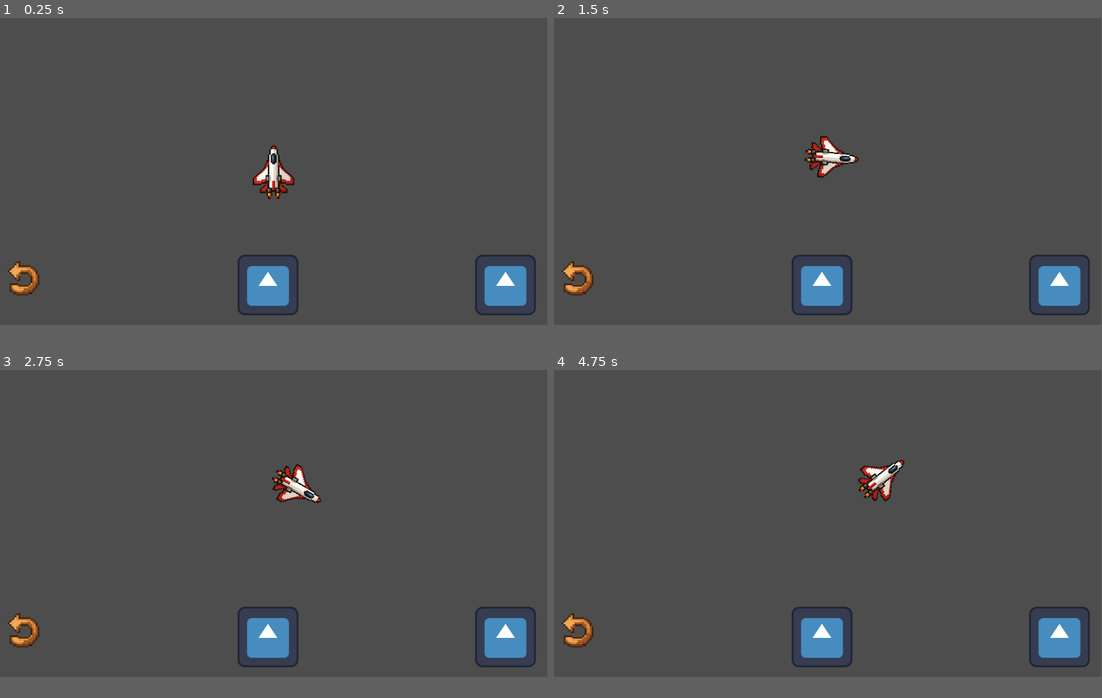
Above: before the commit, frames 1-4 (two rows, left to right).
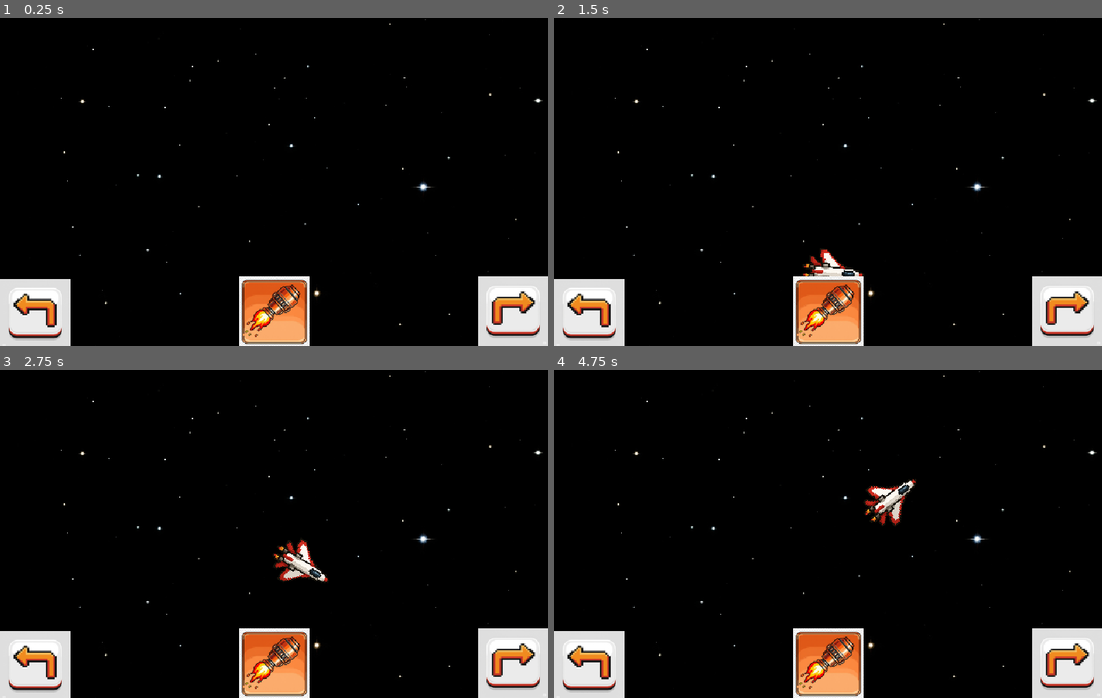
Above: after the commit, the same moments.

Repository: NicoMatteucci/planet_hoppers
Game: Godot game, scene res://scenes/main.tscn
Two runs of this game, one before a commit and one after it. Both use one fixed random seed, a clock stepped at 60 frames per second and the inputs below. The engine's default icon, where the game draws it, is replaced by a stand-in: a white triangle on a blue panel in a dark square.
Inputs:
- Up to frame 1 (0.25 s): no input
- Up to frame 2 (1.5 s): tap Enter (ui_accept) at 0.5, 0.77 s; hold Right (ui_right) 0.53-1.28 s; hold Left (ui_left) from 1.28 s (still down)
- Up to frame 3 (2.75 s): tap Enter (ui_accept) at 1.52 s; release Left (ui_left) at 2.03 s; hold Right (ui_right) from 2.03 s (still down)
- Up to frame 4 (4.75 s): tap Enter (ui_accept) at 3.02, 3.77, 4.52 s; release Right (ui_right) at 3.53 s; hold Left (ui_left) from 3.53 s (still down)
In our replay, the window is 799x449 before the commit and 800x480 after it. These sizes can differ from the game's own. Grey fills any space a smaller window leaves; there, only what the larger window draws over its background counts as a difference.

The runs differ from the first frame. In frame 1, 96% of the frame differs, in the area x 0-100%, y 0-100%; in frame 2, 96%; in frame 3, 96%; in frame 4, 96%.

Commit message:
primer modo con asteroides visible pero sigue sin ser funcional

Diff:
--- a/godot_development/autoload/game.gd
+++ b/godot_development/autoload/game.gd
@@ -3,21 +3,6 @@
 
 var score := 0
 var lives := 3
-
-func _ready():
-	randomize()
-	var plyr := preload("res://scenes/player.tscn").instantiate()
-	plyr.position = get_viewport_rect().size / 2
-	add_child(plyr)
-
-	var controles_scene := preload("res://scenes/controls.tscn")
-	var controles := controles_scene.instantiate()
-	add_child(controles)
-
-	add_child(timer)
-	timer.wait_time = 1.0
-	timer.autostart = true
-	timer.timeout.connect(_on_timer_timeout)
 
 func _on_TouchScreenButton_pressed():
 	print("¡Botón presionado!")
@@ -26,23 +11,30 @@
 
 func crear_asteroide():
 	var asteroide := preload("res://scenes/asteroid.tscn").instantiate()
-
-	# Posición aleatoria fuera de pantalla (por arriba)
-	var x := randf_range(100, 980)
-	var y := randf_range(200, 50)
-	asteroide.global_position = Vector2(x, y)
-
-	# Tamaño aleatorio
-	var escala := randf_range(0.05, 0.3)
-	asteroide.scale = Vector2(escala, escala)
-
-	# Si usás un radio en el script del asteroide
-	if asteroide.has_variable("radio"):
-		asteroide.radio *= escala
-
 	add_child(asteroide)
+	move_to_front()
 
 func _on_timer_timeout():
-	var cantidad := randi() % 4 + 2  # Entre 2 y 5 asteroides
-	for i in cantidad:
-		crear_asteroide()
+	#print("¡Timer vencido!")
+	crear_asteroide()
+
+func _ready():
+	randomize()
+	var viewport_size := get_viewport_rect().size
+
+	var plyr := preload("res://scenes/player.tscn").instantiate()
+	plyr.position = viewport_size / 2
+	plyr.position.y = viewport_size.y -30
+	plyr.velocity = Vector2(0,-50)
+	add_child(plyr)
+
+	var controles_scene := preload("res://scenes/controls.tscn")
+	var controles := controles_scene.instantiate()
+	add_child(controles)
+
+	# No necesitas add_child(timer), ya que @onready lo hace automáticamente
+	timer.wait_time = 1.0
+	timer.timeout.connect(_on_timer_timeout)
+	add_child(timer)
+	timer.start()
+	#print("¡Fin ready!")
--- a/godot_development/project.godot
+++ b/godot_development/project.godot
@@ -19,6 +19,12 @@
 
 game="*res://autoload/game.gd"
 
+[display]
+
+window/size/viewport_width=1000
+window/size/viewport_height=600
+window/stretch/mode="canvas_items"
+
 [rendering]
 
 renderer/rendering_method="mobile"
--- a/godot_development/scenes/asteroid.tscn
+++ b/godot_development/scenes/asteroid.tscn
@@ -6,14 +6,12 @@
 [sub_resource type="CircleShape2D" id="CircleShape2D_6mo6b"]
 radius = 32.0
 
-[node name="asteroid" type="Node2D"]
+[node name="asteroid" type="RigidBody2D"]
 script = ExtResource("1_akfqu")
 
-[node name="Area2D" type="Area2D" parent="."]
+[node name="Sprite2D" type="Sprite2D" parent="."]
+scale = Vector2(0.125, 0.125)
+texture = ExtResource("2_6mo6b")
 
-[node name="CollisionShape2D" type="CollisionShape2D" parent="Area2D"]
+[node name="CollisionShape2D" type="CollisionShape2D" parent="."]
 shape = SubResource("CircleShape2D_6mo6b")
-
-[node name="Sprite2D" type="Sprite2D" parent="Area2D"]
-scale = Vector2(0.1, 0.1)
-texture = ExtResource("2_6mo6b")
--- a/godot_development/scenes/controls.tscn
+++ b/godot_development/scenes/controls.tscn
@@ -1,7 +1,8 @@
-[gd_scene load_steps=6 format=3 uid="uid://b486e5sb0cwsf"]
+[gd_scene load_steps=7 format=3 uid="uid://b486e5sb0cwsf"]
 
-[ext_resource type="Texture2D" uid="uid://br4bonl6488wq" path="res://assets/sprites/left_rotation.png" id="1_5tddo"]
-[ext_resource type="Texture2D" uid="uid://c7on0f3pd0o3m" path="res://icon.svg" id="1_i2gav"]
+[ext_resource type="Texture2D" uid="uid://dgmvh7idn2xdu" path="res://assets/sprites/boton_rotar_izquierda.png" id="1_cywyo"]
+[ext_resource type="Texture2D" uid="uid://qwe52xtk0tfp" path="res://assets/sprites/boton_rotar_derecha.png" id="2_ihl6s"]
+[ext_resource type="Texture2D" uid="uid://dotknyt0cukg1" path="res://assets/sprites/boton_thrust.png" id="3_jlst0"]
 
 [sub_resource type="RectangleShape2D" id="RectangleShape2D_3vx0d"]
 size = Vector2(2000, 2000)
@@ -27,8 +28,7 @@
 focus_mode = 2
 
 [node name="touch_left" type="TouchScreenButton" parent="panel_left"]
-scale = Vector2(0.1, 0.1)
-texture_normal = ExtResource("1_5tddo")
+texture_normal = ExtResource("1_cywyo")
 shape = SubResource("RectangleShape2D_3vx0d")
 passby_press = true
 action = "ui_left"
@@ -39,10 +39,10 @@
 anchor_top = 0.5
 anchor_right = 1.0
 anchor_bottom = 0.5
-offset_left = -152.0
-offset_top = 176.0
-offset_right = -152.0
-offset_bottom = 176.0
+offset_left = -128.0
+offset_top = 172.0
+offset_right = -128.0
+offset_bottom = 172.0
 grow_horizontal = 0
 grow_vertical = 2
 focus_neighbor_left = NodePath("../panel_left")
@@ -51,7 +51,7 @@
 focus_mode = 2
 
 [node name="touch_right" type="TouchScreenButton" parent="panel_right"]
-texture_normal = ExtResource("1_i2gav")
+texture_normal = ExtResource("2_ihl6s")
 shape = SubResource("RectangleShape2D_i2gav")
 passby_press = true
 action = "ui_right"
@@ -62,10 +62,10 @@
 anchor_top = 0.5
 anchor_right = 0.5
 anchor_bottom = 0.5
-offset_left = -76.0
-offset_top = 176.0
-offset_right = -76.0
-offset_bottom = 176.0
+offset_left = -64.0
+offset_top = 172.0
+offset_right = -64.0
+offset_bottom = 172.0
 grow_horizontal = 2
 grow_vertical = 2
 focus_neighbor_left = NodePath("../panel_left")
@@ -74,7 +74,7 @@
 focus_mode = 2
 
 [node name="touch_thrust" type="TouchScreenButton" parent="panel_thrust"]
-texture_normal = ExtResource("1_i2gav")
+texture_normal = ExtResource("3_jlst0")
 shape = SubResource("RectangleShape2D_5tddo")
 passby_press = true
 action = "ui_accept"
--- a/godot_development/scenes/main.tscn
+++ b/godot_development/scenes/main.tscn
@@ -1,10 +1,10 @@
 [gd_scene load_steps=3 format=3 uid="uid://b8dij7e1c1ipp"]
 
 [ext_resource type="Script" uid="uid://bgkkudoloqgt7" path="res://scripts/gdscript_test.gd" id="1_o5qli"]
-[ext_resource type="PackedScene" uid="uid://yehrfmfoic35" path="res://scenes/player.tscn" id="2_0wfyh"]
+[ext_resource type="PackedScene" uid="uid://bjd8ckxmms1cl" path="res://scenes/space.tscn" id="2_sugp2"]
 
 [node name="main" type="Node2D"]
 script = ExtResource("1_o5qli")
 
-[node name="jugador" parent="." instance=ExtResource("2_0wfyh")]
-position = Vector2(540, 960)
+[node name="Space" parent="." instance=ExtResource("2_sugp2")]
+position = Vector2(1, 0)
--- a/godot_development/scenes/player.tscn
+++ b/godot_development/scenes/player.tscn
@@ -1,9 +1,7 @@
-[gd_scene load_steps=4 format=3 uid="uid://yehrfmfoic35"]
+[gd_scene load_steps=3 format=3 uid="uid://yehrfmfoic35"]
 
 [ext_resource type="Script" uid="uid://lajr47tinrpf" path="res://scripts/player.gd" id="1_g2els"]
 [ext_resource type="Texture2D" uid="uid://bxyynpnir5it6" path="res://assets/sprites/spaceship.png" id="2_qhqgy"]
-
-[sub_resource type="RectangleShape2D" id="RectangleShape2D_dqkch"]
 
 [node name="jugador" type="CharacterBody2D"]
 rotation = -1.5708
@@ -14,5 +12,5 @@
 scale = Vector2(0.1, 0.1)
 texture = ExtResource("2_qhqgy")
 
-[node name="collision" type="CollisionShape2D" parent="."]
-shape = SubResource("RectangleShape2D_dqkch")
+[node name="CollisionPolygon2D" type="CollisionPolygon2D" parent="."]
+polygon = PackedVector2Array(-28.9998, -43.0001, -13.9998, -43, 12.0001, -20, 24.0001, -13.9999, 35, -11.9999, 47, -8.99983, 52, -5.99981, 56, -2.9998, 56, 3.0002, 52, 6.00019, 47, 9.00017, 35, 12.0001, 23.9999, 14.0001, 11.9999, 20, -14.0002, 43, -29.0002, 42.9999, -29.0001, 26.9999, -26.0001, 16.9999, -38.0001, 28.9999, -46.0001, 28.9998, -46.0001, 16.9998, -43.0001, 14.9998, -52.0001, 14.9998, -52, 2.99981, -43, 2.99984, -43, -3.00016, -52, -3.00019, -51.9999, -15.0002, -42.9999, -15.0002, -45.9999, -18.0002, -45.9999, -29.0002, -37.9999, -29.0001, -25.9999, -17.0001, -28.9999, -27.0001)
--- /dev/null
+++ b/godot_development/scenes/space.tscn
@@ -0,0 +1,10 @@
+[gd_scene load_steps=2 format=3 uid="uid://bjd8ckxmms1cl"]
+
+[ext_resource type="Texture2D" uid="uid://bncd1v1hffyof" path="res://assets/sprites/fondo_espacial.png" id="1_rysn1"]
+
+[node name="Space" type="Node2D"]
+
+[node name="FondoEspacial" type="Sprite2D" parent="."]
+position = Vector2(534.25, 301.625)
+scale = Vector2(0.384055, 0.405436)
+texture = ExtResource("1_rysn1")
--- a/godot_development/scripts/asteroid.gd
+++ b/godot_development/scripts/asteroid.gd
@@ -1,31 +1,100 @@
-extends Node2D
+#asteroid.gd
+extends RigidBody2D
 
-@export var velocidad := 100.0  # píxeles por segundo
-@export var rotacion := 30.0    # grados por segundo
-@export var radio := 32.0
+@export var rotacion := 30.0 # grados por segundo
+@export var radio := 200.0
+var velocity := Vector2.ZERO # Agrega esta variable para recibir la velocidad
+@export var margin := 200 # Margen en píxeles
 
 func _ready():
-	$CollisionShape2D.shape = CircleShape2D.new()
-	$CollisionShape2D.shape.radius = radio
-	connect("body_entered", Callable(self, "_on_body_entered"))
+	var collision_shape = get_node_or_null("CollisionShape2D")
+	var escala := randf_range(.05, .5)
+	if collision_shape:
+		# Si se encuentra, configura la colisión.
+		collision_shape.shape = CircleShape2D.new()
+		collision_shape.scale = Vector2(escala, escala)
+		print("Asteroide de escala: ", collision_shape.scale)
+		collision_shape.shape.radius *= escala
+		print("Asteroide de radio: ", collision_shape.shape.radius)
+	else:
+		# Si no se encuentra, muestra un error claro para ayudarte a depurar.
+		print("ERROR: No se encontró el nodo 'CollisionShape2D' en el asteroide.")
 
-	# Escalar colisión según sprite
-	var escala := scale.x
-	$CollisionShape2D.scale = Vector2(escala, escala)
-	$CollisionShape2D.shape.radius = radio * escala
+	var sprite_node = get_node_or_null("Sprite2D")
+	if sprite_node:
+		# Aplica la escala del asteroide al sprite.
+		# La escala del nodo raíz del asteroide ya se asignó en game.gd.
+		sprite_node.scale = Vector2(escala, escala)
+	else:
+		print("ADVERTENCIA: No se encontró el nodo 'Sprite2D' en el asteroide. La visualización podría no funcionar correctamente.")
+
+	var viewport_size := get_viewport_rect().size
+	print("viewport_size_x: ", viewport_size.x)
+	print("viewport_size_y: ", viewport_size.y)
+	var spawn_pos: Vector2
+	# Determina el lado de la pantalla por donde aparecerá el asteroide.
+	# Añadimos un margen para que aparezca fuera de la vista.
+
+	var side := randi_range(0, 3)
+
+	if side == 0: # Lado superior
+		spawn_pos.x = randf_range(-margin, viewport_size.x + margin)
+		spawn_pos.y = -margin
+	elif side == 1: # Lado derecho
+		spawn_pos.x = viewport_size.x + margin
+		spawn_pos.y = randf_range(-margin, viewport_size.y + margin)
+	elif side == 2: # Lado inferior
+		spawn_pos.x = randf_range(-margin, viewport_size.x + margin)
+		spawn_pos.y = viewport_size.y + margin
+	else: # Lado izquierdo
+		spawn_pos.x = -margin
+		spawn_pos.y = randf_range(-margin, viewport_size.y + margin)
+
+	global_position = spawn_pos
+	print("Asteroide instanciado en posición: ", global_position)
+
+	# Asegura que el asteroide se dirija hacia la pantalla.
+	# Calcula la dirección desde el punto de aparición hacia el centro.
+	var target_pos := Vector2((viewport_size.x/2), (viewport_size.y/2))
+	var direccion: Vector2 = (target_pos-global_position).normalized()
+	print("Asteroide con direccion: ", direccion)
+
+	var velocidad_aleatoria := randf_range(.1, 1)
+	velocity = direccion * velocidad_aleatoria
+	print("Asteroide con velocidad: ", velocity)
+
+
+	if is_connected("body_entered", _on_body_entered):
+		print("¡Error en colision!")
+	else:
+		connect("body_entered", Callable(self, "_on_body_entered"))
+
 
 func _on_body_entered(body):
+	print("¡Colisión con %s!" % body.name)
 	if body.name == "jugador":
 		body.rebote(global_position)
 		game.lives -= 1
 		print("¡Colisión con asteroide! Vidas restantes: %d" % game.lives)
 
 func _process(delta):
-	# Movimiento hacia abajo
-	position.y += velocidad * delta
-	# Rotación suave
-	rotation_degrees += rotacion * delta
 
 	# Autodestrucción si sale de pantalla
-	if position.y > get_viewport_rect().size.y + 100:
+	var viewport_size := get_viewport_rect().size
+	var out_bottom_side = global_position.y > (viewport_size.y + (margin*2))
+	var out_top_side = global_position.y < (-(margin*2))
+	var out_left_side = global_position.x < (-(margin*2))
+	var out_right_side = global_position.x > (viewport_size.x + (margin*2))
+	if out_bottom_side or out_top_side or out_left_side or out_right_side:
+		print("Asteroide fuera de pantalla x: ", global_position.x)
+		print("Asteroide fuera de pantalla y: ", global_position.y)
+		print("out_bottom_side: ", out_bottom_side)
+		print("out_top_side: ", out_top_side)
+		print("out_left_side: ", out_left_side)
+		print("out_right_side: ", out_right_side)
 		queue_free()
+	else:
+		# Movimiento del asteroide usando la velocidad asignada
+		global_position += velocity * delta
+		# Rotación suave
+		rotation_degrees += rotacion * delta
--- a/godot_development/scripts/player.gd
+++ b/godot_development/scripts/player.gd
@@ -4,6 +4,7 @@
 @export var velocidad := 100.0
 @export var aceleracion := 300.0
 @export var rotacion_vel := 3.0
+@export var init_status := true
 
 func _physics_process(delta):
 	var direccion := Vector2.ZERO
@@ -21,5 +22,6 @@
 	move_and_slide()
 
 func rebote(punto_colision: Vector2):
+	print("¡Rebote!")
 	var normal := (global_position - punto_colision).normalized()
 	velocity = velocity.bounce(normal) * 0.8  # Rebote con amortiguación
Binary file added: godot_development/assets/sprites/boton_rotar_derecha.png
Not shown, added: godot_development/assets/sprites/boton_rotar_derecha.png.import
Binary file added: godot_development/assets/sprites/boton_rotar_izquierda.png
Not shown, added: godot_development/assets/sprites/boton_rotar_izquierda.png.import
Binary file added: godot_development/assets/sprites/boton_thrust.png
Not shown, added: godot_development/assets/sprites/boton_thrust.png.import
Binary file added: godot_development/assets/sprites/fondo_choque_planetario.png
Not shown, added: godot_development/assets/sprites/fondo_choque_planetario.png.import
Binary file added: godot_development/assets/sprites/fondo_espacial.png
Not shown, added: godot_development/assets/sprites/fondo_espacial.png.import
Binary file added: godot_development/assets/sprites/fondo_nebulosa_homogenea.png
Not shown, changed: godot_development/assets/sprites/fondo_nebulosa_homogenea.png.import
(and 7 more such lines)
